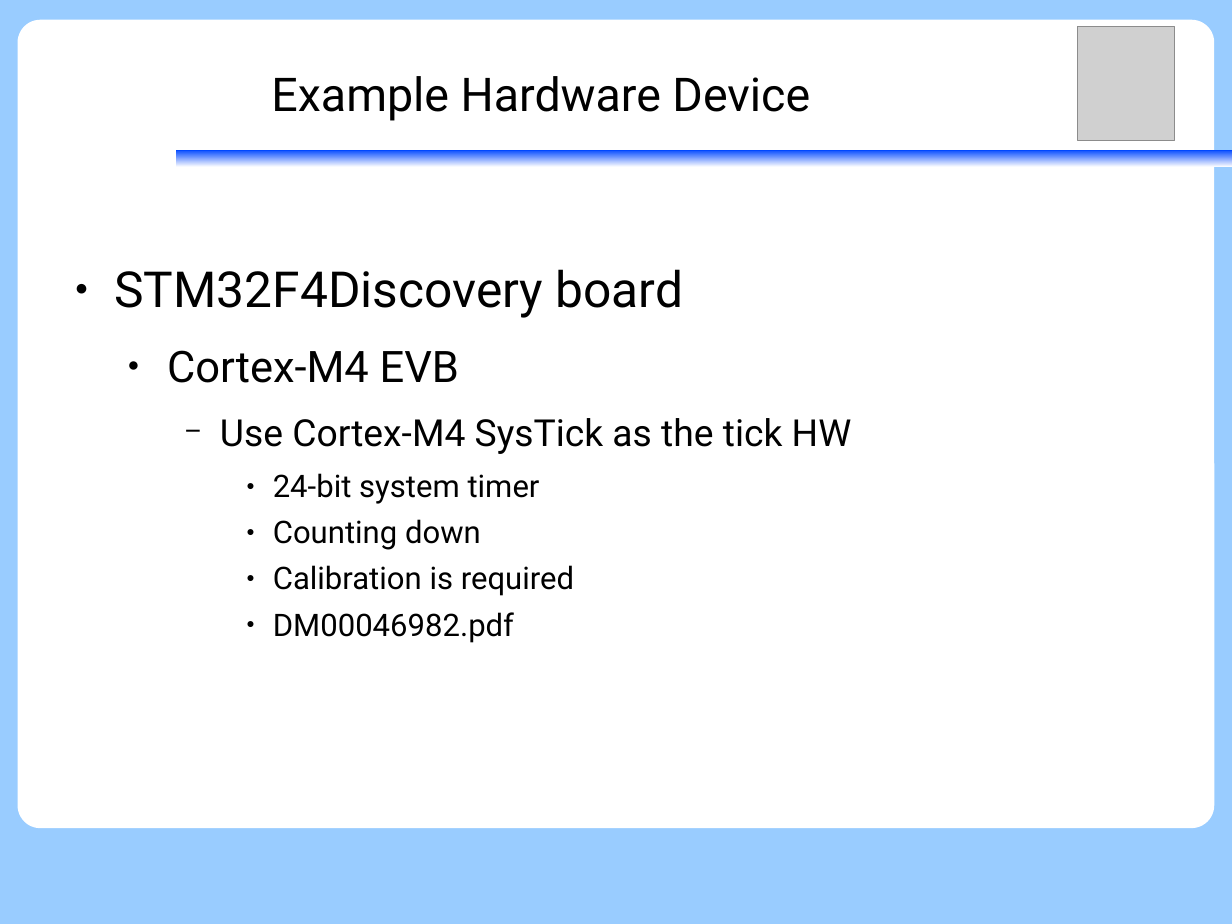
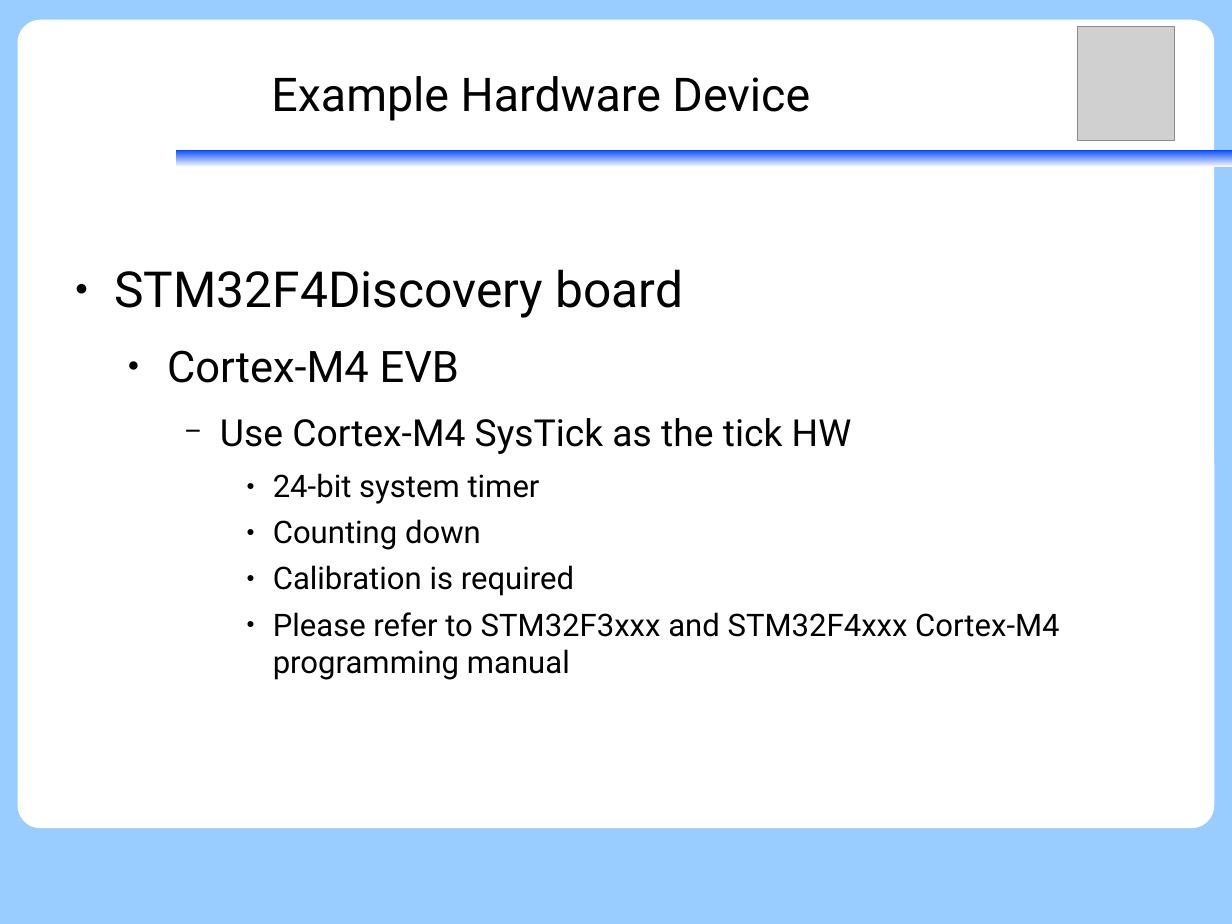
Before and after one commit to vh21/documents, a slide deck: slide 26 of ukernel/f9-microkernel-ktimer.odp (slide 22 before the commit). Drawn at 1232x924 pixels with LibreOffice and Linux fonts; fonts in the diff are those of the drawing; grey boxes stand for pictures. Boxes give left, top, right and bottom in pixels: in the first picture for what was removed or moved away, otherwise in the second. Text is boxed around its words. In the diff, an @@ line names an element or a change of style, - is before the commit and + after.

```diff
--- a/ukernel/f9-microkernel-ktimer.odp
+++ b/ukernel/f9-microkernel-ktimer.odp
@@ text at (273,612,1059,680): text changed @@
-      ● DM00046982.pdf
+      ● Please refer to STM32F3xxx and STM32F4xxx Cortex-M4 programming manual
```
Also in this commit, not shown: 14 other slides changed, 5 slides added.
